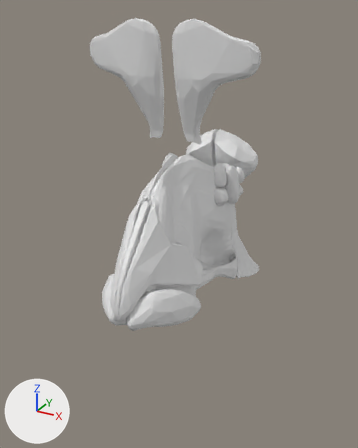
The glTF model frontend/public/assets/anatomy/zanatomy/female-respiratory.glb as it was, and as the next commit left it.
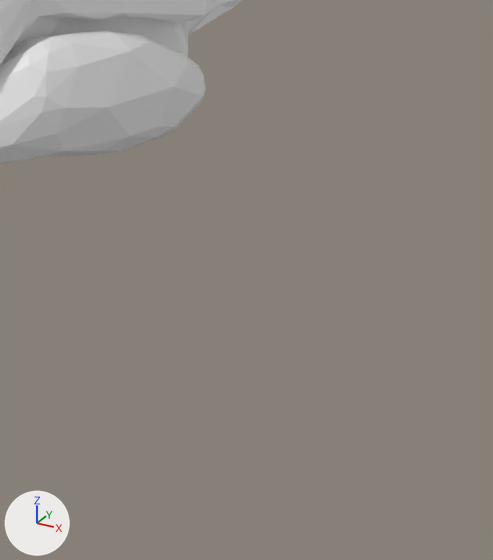
Each version is shown whole from a camera (50 mm lens) standing at (0.0804, -0.2188, 1.611) and looking at (-0.0094, -0.0554, 1.5294), then close up on the part from 39% to 80% of the width and 62% to 100% of the height. The lights are fixed; the arrows at lower left show +X, +Y and +Z. The older version's two pictures come first. Where no turn or scale is listed for an object, it has been applied to the vertices.

Names of what the first close-up shows: 'ZAF-6a2e832f293c', 'ZAF-6a2ea473ab42', 'ZAF-eea0edcc84b0'.
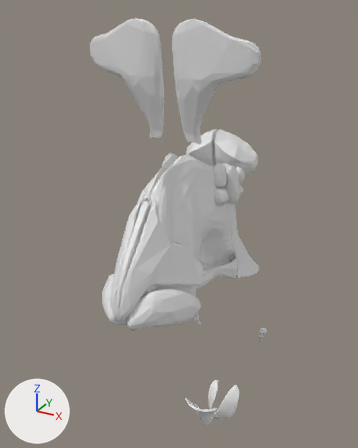
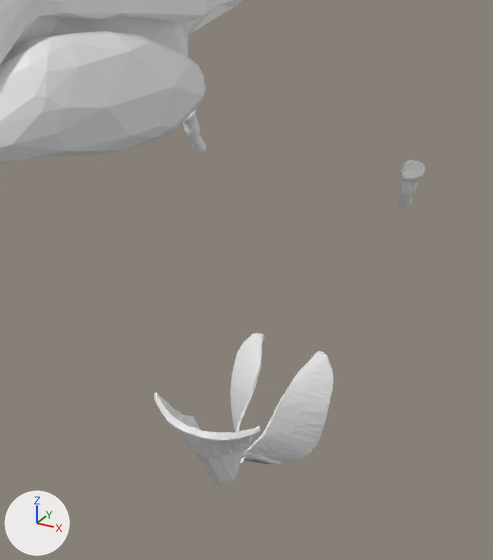
Boxes (x1, y1, x2, y2) around the edits, measured in the close-ups (493 x 560 px):
'ZAF-1405edd7b8eb', added
    after: (246, 351, 333, 462)
'ZAF-e6258bdc0cf9', added
    after: (154, 392, 261, 486)
'ZAF-e315c621380f', added
    after: (230, 333, 265, 449)
'ZAF-3c79e3f12652', added
    after: (398, 160, 425, 208)
'ZAF-74b5ba10a2f4', added
    after: (183, 109, 206, 153)
'ZAF-45233ade880d', added
    after: (240, 449, 281, 464)

What changed in the scene script:
```text
Add me_zaf_e6258bdc0cf9:
    me_zaf_e6258bdc0cf9.from_pydata(...)  # 417 vertices, 828 faces; spans x -0.0088..0.0088, y -0.0058..0.0058, z -0.0098..0.0098
Add me_zaf_e315c621380f:
    me_zaf_e315c621380f.from_pydata(...)  # 455 vertices, 922 faces; spans x -0.0045..0.0045, y -0.0112..0.0112, z -0.0079..0.0079
Add me_zaf_74b5ba10a2f4:
    me_zaf_74b5ba10a2f4.from_pydata(...)  # 214 vertices, 424 faces; spans x -0.00195..0.00195, y -0.00332..0.00332, z -0.00576..0.00576
Add me_zaf_45233ade880d:
    me_zaf_45233ade880d.from_pydata(...)  # 308 vertices, 600 faces; spans x -0.0025..0.0025, y -0.00684..0.00684, z -0.00597..0.00597
Add me_zaf_3c79e3f12652:
    me_zaf_3c79e3f12652.from_pydata(...)  # 216 vertices, 428 faces; spans x -0.00254..0.00254, y -0.00335..0.00335, z -0.00563..0.00563
Add me_zaf_1405edd7b8eb:
    me_zaf_1405edd7b8eb.from_pydata(...)  # 455 vertices, 924 faces; spans x -0.0037..0.0037, y -0.0114..0.0114, z -0.008..0.008
Add ob_zaf_e6258bdc0cf9:
    ob_zaf_e6258bdc0cf9 = bpy.data.objects.new('ZAF-e6258bdc0cf9', me_zaf_e6258bdc0cf9)
    ob_zaf_e6258bdc0cf9.location = (-0.0028, -0.0435, 1.4187)
Add ob_zaf_e315c621380f:
    ob_zaf_e315c621380f = bpy.data.objects.new('ZAF-e315c621380f', me_zaf_e315c621380f)
    ob_zaf_e315c621380f.location = (-0.008, -0.0198, 1.4053)
Add ob_zaf_74b5ba10a2f4:
    ob_zaf_74b5ba10a2f4 = bpy.data.objects.new('ZAF-74b5ba10a2f4', me_zaf_74b5ba10a2f4)
    ob_zaf_74b5ba10a2f4.location = (-0.0239, -0.009, 1.451)
Add ob_zaf_45233ade880d:
    ob_zaf_45233ade880d = bpy.data.objects.new('ZAF-45233ade880d', me_zaf_45233ade880d)
    ob_zaf_45233ade880d.location = (-0.0027, -0.0263, 1.403)
Add ob_zaf_3c79e3f12652:
    ob_zaf_3c79e3f12652 = bpy.data.objects.new('ZAF-3c79e3f12652', me_zaf_3c79e3f12652)
    ob_zaf_3c79e3f12652.location = (0.0145, -0.0073, 1.4515)
Add ob_zaf_1405edd7b8eb:
    ob_zaf_1405edd7b8eb = bpy.data.objects.new('ZAF-1405edd7b8eb', me_zaf_1405edd7b8eb)
    ob_zaf_1405edd7b8eb.location = (0.0017, -0.0195, 1.4055)
```
